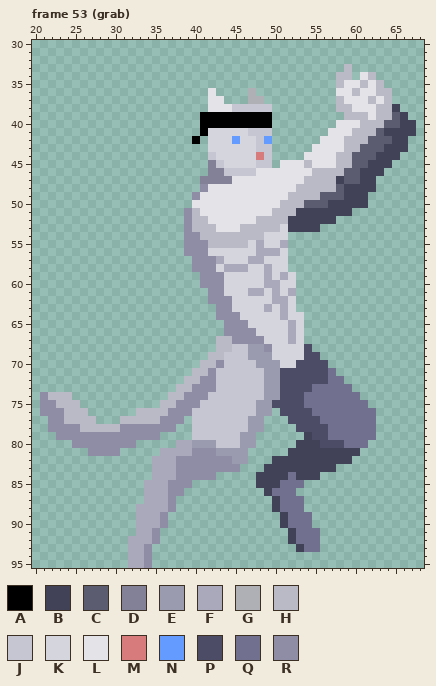
A pixel-art file gets an edit: Assets/Sprites/Characters/PlayableCharacters/Qyron/Qyron.aseprite. Above is the file before it was changed.
96x96 pixels, 53 frames. Colours within 5 levels of each other are drawn and written as one. Shown: frame 53 (grab): x 20..68, y 30..95. The commit also changed other frames, which this record leaves out.
Visible layers, top first: "efeito 2", "braco direito", "rabo", "perna direita", "corpo", "perna esquerda", "efeito", "braco esquerdo".
Palette (. is transparent): A #000000  B #414158  C #5c5c70  D #828198  E #9b9bb0  F #aaa9bc  G #afafb6  H #bab9c6  J #c6c6d2  K #d5d5dd  L #e3e3e8  M #d77b7d  N #639bff  P #4d4c67  Q #71708f  R #8e8da5
Pixels before, frame 53 (grab) (only the part around the change), first column x 39:
30 ..............................
31 ..............................
32 ..............................
33 ....................H.........
34 ...................HH.LH......
35 ...................HLLHLH.....
36 ...L....G..........LLHLLHH....
37 ...LL...GG.........HLLLHLH....
38 ...LLLJJJJJ........HHLLLHHB...
39 ..AAAAAAAAA.........HHHLHHCB..
40 ..AAAAAAAAA........LLLHHHCCBB.
41 ..AKKKKKJJJ.......LLLHHHCBBBB.
42 .A.KKKNKKJN......LLLHHHCCCBB..
43 ...KKKKKKJJ.....LLLLHHCCCBBB..
44 ...JKKKKKMJ....LLLLHHCCCBBB...
45 ...DJKKKKJJ.LLLHLLLHHCCBBB....
46 ...DDJJJJLLLLLLLHHHHCCBBB.....
47 ..DDDDLLLLLLLLLHHHHBCCBB......
48 ..RLLLLLLLLLLLHHHHHCBBBB......
49 .RLLLLLLLLLLLHHHHCCCBBB.......
50 .LLLLLLLLLLLHHHCCCBBBBB.......
51 RHLLLLLLLLLHHHBBBBBBB.........
52 RHHLLLLLLHHHHBBBBBB...........
53 RHHHLLLHHHHHKBBBB.............
54 RRHHHHHHHHKKK.................
55 RRRHHHHHKFKKF.................
56 RRRKKKKKKFFFK.................
57 .RRRFKKKFFKKK.................
58 .RRRKFFFKKFKK.................
59 ..RRRKKKKKFKFK................
60 ..RRRKKKKKFFKK................
Once edited:
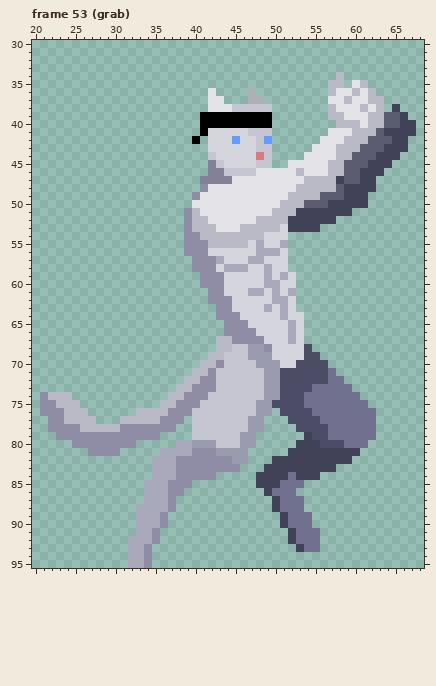
Changes in this commit:
{"where": "frame 53 (grab), layer \"braco direito\""}
{"frame":53,"y":33,"x":59,"old":"H","new":"."}
{"frame":53,"y":34,"x":59,"old":"H","new":"."}
{"frame":53,"y":34,"x":61,"old":"LH","new":".."}
{"frame":53,"y":35,"x":57,"old":".","new":"H"}
{"frame":53,"y":35,"x":59,"old":"L","new":"."}
{"frame":53,"y":35,"x":62,"old":"LH","new":".."}
{"frame":53,"y":36,"x":57,"old":".","new":"H"}
{"frame":53,"y":36,"x":62,"old":"LHH","new":"H.."}
{"frame":53,"y":37,"x":57,"old":".HL","new":"LLH"}
{"frame":53,"y":37,"x":63,"old":"LH","new":"H."}
{"frame":53,"y":38,"x":57,"old":".HH","new":"HLL"}
{"frame":53,"y":38,"x":61,"old":"L","new":"H"}
{"frame":53,"y":38,"x":64,"old":"H","new":"."}
{"frame":53,"y":39,"x":57,"old":"..HHHL","new":"HHLLLH"}
{"frame":53,"y":39,"x":64,"old":"H","new":"C"}
{"frame":53,"y":40,"x":58,"old":"LLLH","new":"HHHL"}
{"frame":53,"y":43,"x":58,"old":"L","new":"H"}
{"frame":53,"y":45,"x":51,"old":"L","new":"."}
{"frame":53,"y":45,"x":54,"old":"H","new":"L"}
{"frame":53,"y":45,"x":57,"old":"L","new":"H"}
{"frame":53,"y":45,"x":59,"old":"H","new":"C"}
{"frame":53,"y":46,"x":53,"old":"L","new":"H"}
{"frame":53,"y":46,"x":55,"old":"HH","new":"LL"}
{"label":"changed","picture_box":[280,64,392,176]}
